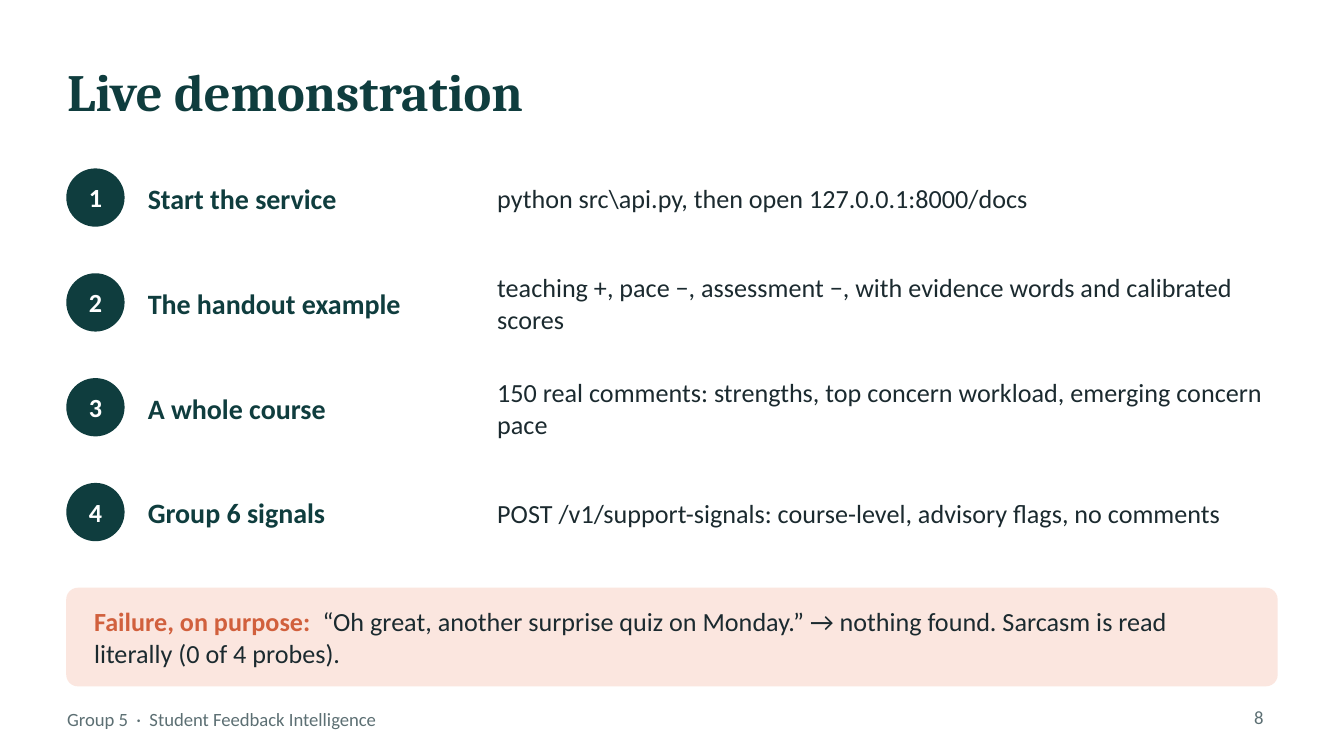
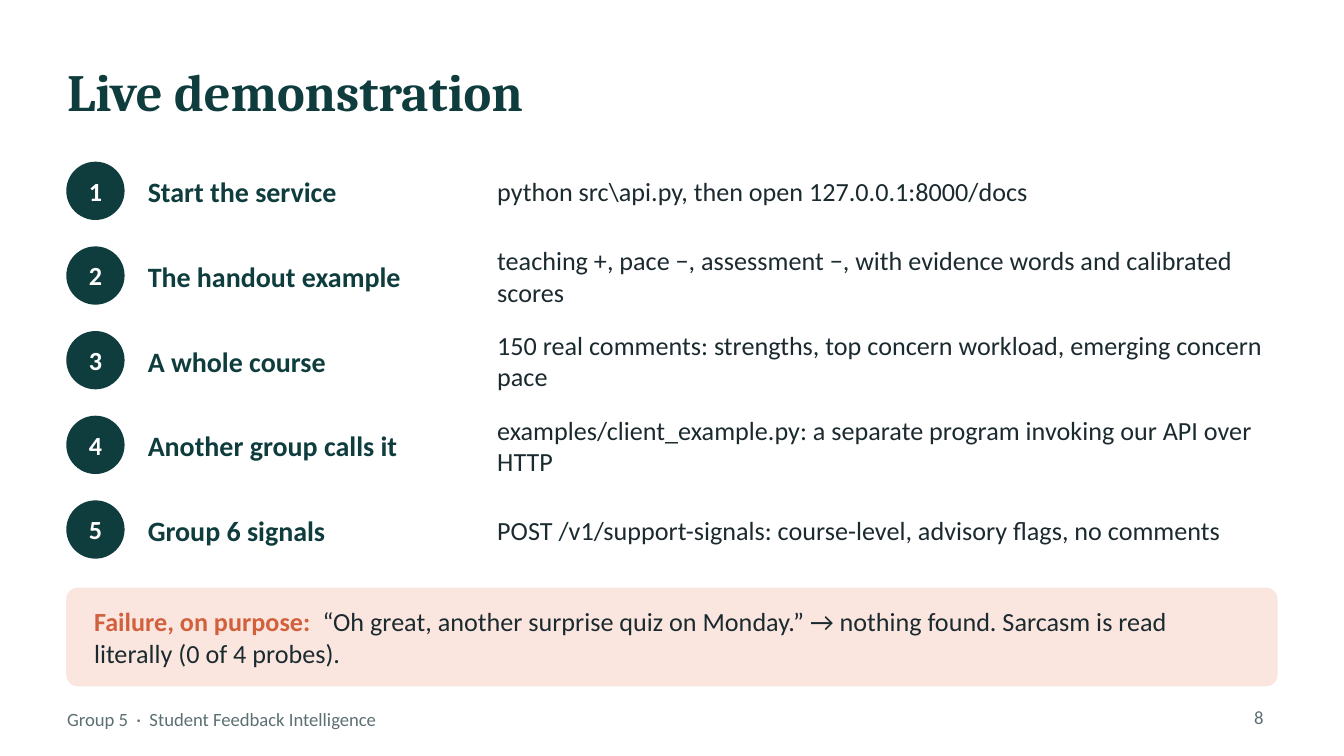
Before and after one commit to ShubhParmar112/SNLP_Proj, a slide deck: slide 8 of docs/Group5_Presentation.pptx. Drawn at 1344x756 pixels with LibreOffice and Linux fonts; fonts in the diff are those of the drawing. Boxes give left, top, right and bottom in pixels: in the first picture for what was removed or moved away, otherwise in the second. Text is boxed around its words. In the diff, an @@ line names an element or a change of style, - is before the commit and + after.

```diff
--- a/docs/Group5_Presentation.pptx
+++ b/docs/Group5_Presentation.pptx
@@ 3 texts, 1 ellipse moved together from (x1=67, y1=169, x2=1027, y2=226) to (x1=67, y1=163, x2=1027, y2=219) @@
@@ 3 texts, 1 ellipse moved together from (x1=67, y1=274, x2=1231, y2=331) to (x1=67, y1=247, x2=1231, y2=304) @@
@@ 3 texts moved together from (x1=89, y1=384, x2=1261, y2=439) to (x1=89, y1=337, x2=1261, y2=391) @@
@@ ellipse added at (x1=67, y1=332, x2=124, y2=388), fill #0F3D3E, outline #0F3D3E 1 pt @@
@@ text "4" moved from (x1=89, y1=505, x2=102, y2=522) to (x1=89, y1=438, x2=102, y2=455) @@
@@ ellipse moved from (x1=67, y1=379, x2=124, y2=435) to (x1=67, y1=417, x2=124, y2=473) @@
@@ text added at (x1=148, y1=436, x2=398, y2=461), 15 pt, text #0F3D3E, bold @@
+Another group calls it
@@ text added at (x1=497, y1=422, x2=1251, y2=471), 14 pt, text #1B2A2F @@
+examples/client_example.py: a separate program invoking our API over HTTP
@@ 2 texts, 1 ellipse moved together from (x1=67, y1=484, x2=1220, y2=540) to (x1=67, y1=501, x2=1220, y2=558) @@
@@ text added at (x1=89, y1=522, x2=102, y2=539), 14 pt, text #FFFFFF, bold @@
+5
```
Also in this commit, not shown: 5 other files.
